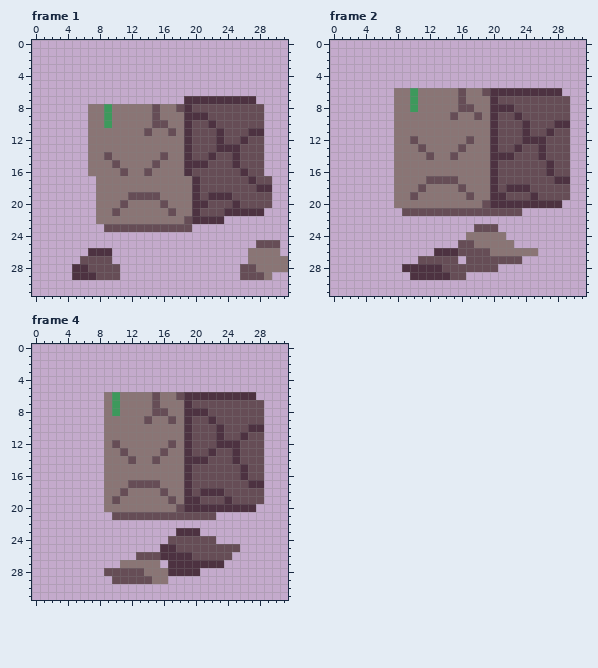
One commit to this pixel-art file: 3 - PI multplayer/personagens/mini golem/block boy.aseprite. Above: the version before the commit.
32x32 pixels, 4 frames. Shown: frame 1, frame 2, frame 4. The commit also changed other frames, which this record leaves out.
After the commit:
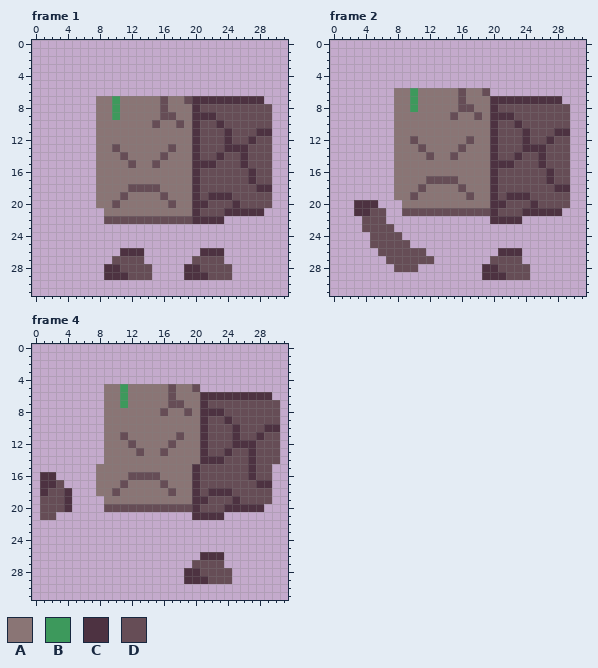
Palette (. is transparent): A #8a7575  B #3d995c  C #4d3241  D #664d56
Change:
layer "left attack" added
layer "left walk" now hidden
Changed rows in their new state; - is an unchanged pixel.
Frame 1:
first column x 5:
 7 ---AABAAAAADAAD--------C---
 8 --.-AB----AD-AAC--------D--
 9 --.-AB----ADD-A--C------D--
10 --.-A------A-DAC-DC-----D--
11 --.------A--A-AC--DC--D-C--
12 --.-----------AC--DC-DC-D--
13 --.--D------D-AC--D--C--D--
14 --.-A-D-------AC-DC-DC--D--
15 --.--A-D------A--C--DC--D--
16 --.---A--A----AC-----DC-D--
18 -------DDDD----------------
19 ------DAAAAD---------------
20 -----DA----AD--------------
21 ---.-A------A--------------
22 ---.DDDDDDDDDD-------------
23 ----...........------------
25 -----------------------...-
26 --...-CCC-------CCC---....-
27 -....DDDD------DDDD---.....
28 ....CCDDDD----CCDDDD-......
29 ....CCCDDD----CCCDDD-....--
Frame 2:
first column x 3:
 6 -----------------.........-
 7 ------------------CCCCCCCC.
 8 ------------------DD-------
 9 ------------------CCD------
10 --------------------CD---DD
11 ------------------------DCC
12 ----------------------DDC--
13 --------------------DCC----
14 ------------------DDC------
15 ------------------CC---CD--
17 ------------------------CDD
18 -------------------DDD---CC
19 ------------------DCCCD----
20 CCC--.----------A--DDD-DDDD
21 CCDD-------------C---CCCCC-
22 -DDD-------------CCCC------
23 -DDDD----------...---------
24 --DDDD--------.....--------
25 --DDDDD------.......-------
26 ---DDDDDD-........CCC..----
27 ----DDDD--...-...----------
28 -----DDD........CCDDDD-----
29 -------.......--CCCDDD-----
Frame 4:
first column x 1:
 5 --------AABAAAAADAAD----------
 6 ---------AB---A-DAAA-------CC-
 7 ---------AB---A-DDAAC-------DD
 8 ---------A----A---DA-CC-----DD
 9 -------------A--A-AACD-C----DD
10 ------------------AAC-D-C-DDCC
11 ----------D------DAAC-D-CD-CDD
12 ---------A-D------AAC-DD-CC-DD
13 ----------A-D-----AACD-CD-C-DD
14 -----------A--A---AA-CC-D-C-DD
15 -------A----------AC-----DC-D-
16 CC-----A---DDDD---AC-----DC-D-
17 CCD----A--DAAAAD--AC------D-C-
18 CDDC---A-DA----AD-ACD--C----D-
19 DDDC-----A------A-A-C--DC---D-
20 DDDC----DDDDDDDDD-D-DDD----C--
21 DD-------..........CCCC-------
23 -----------------...----------
24 ----------------......--------
25 ---------------..........-----
26 ------------........CCC.------
27 ----------.....-...DDDD-------
28 --------..........--DDDD------
29 ---------.......--CCCDDD------
Where, in picture pixels (left, top, right, bottom), the same in both pictures:
changed: (72, 96, 288, 280)
changed: (354, 88, 570, 280)
changed: (40, 384, 280, 584)
